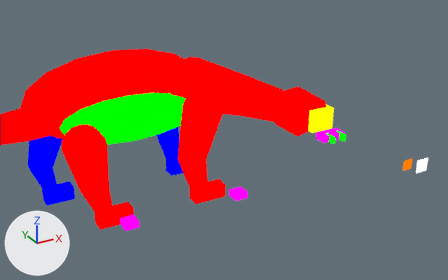
An edit to the Blender file assets-source/blender/motion/nigersaurus-walk.blend, drawn before and after from the same camera.
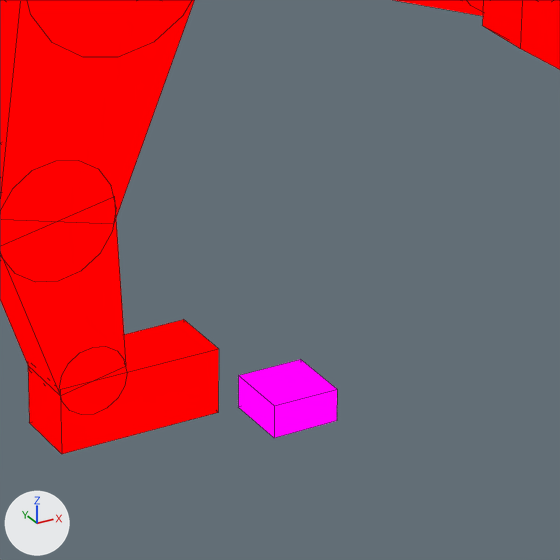
Each version is shown whole from a 50 mm lens placed at (21.8, -77.9, 44.6), pointed at (61.9, -5.0, 8.1), then close up on the part from 41% to 65% of the width and 42% to 80% of the height. Every picture has the same lights, and +X, +Y and +Z are marked at lower left. The older version's two pictures come first. Both versions are drawn at full value of the shape key 'walk_04' of 'DinoTycoon_Motion_nigersaurus_walk_near_front_claws'; the numbers are the values there. The close-ups show mesh edges as thin lines.

In view in the first close-up: 'DinoTycoon_Motion_nigersaurus_walk_head', 'DinoTycoon_Motion_nigersaurus_walk_near_front_0', 'DinoTycoon_Motion_nigersaurus_walk_near_front_1', 'DinoTycoon_Motion_nigersaurus_walk_near_front_claws', 'DinoTycoon_Motion_nigersaurus_walk_near_front_foot', 'DinoTycoon_Motion_nigersaurus_walk_near_front_joint_0', 'DinoTycoon_Motion_nigersaurus_walk_near_front_joint_1', 'DinoTycoon_Motion_nigersaurus_walk_near_front_tip' and 2 more.
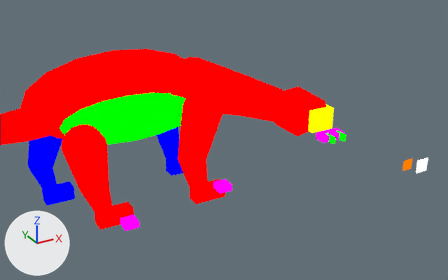
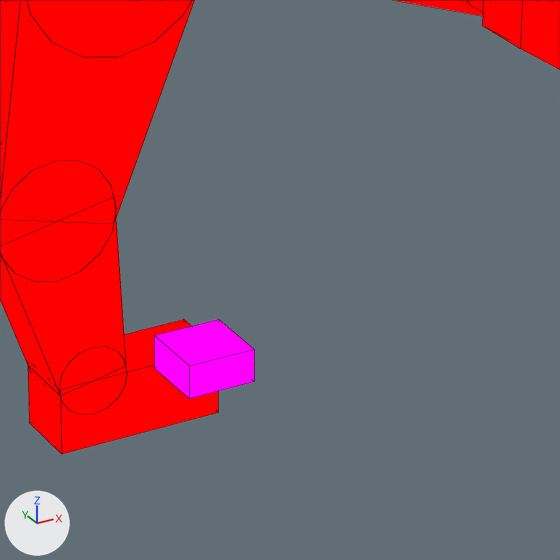
Boxes (x1, y1, x2, y2) around the edits, measured in the close-ups (560 x 560 px):
'DinoTycoon_Motion_nigersaurus_walk_near_front_claws', moved: before (238, 359, 337, 438); after (154, 319, 254, 399)

The edits, one by one:
me_dinotycoon_motion_nigersaurus_walk_sample_near_front_claws is used by ob_dinotycoon_motion_nigersaurus_walk_near_front_claws; location (0.0, 0.0, 0.0).
me_dinotycoon_motion_nigersaurus_walk_sample_near_front_claws had 8 vertices, 6 faces and spanned x 61.62..63.62, y -9.0..-7.0, z 0.0..1.0.
me_dinotycoon_motion_nigersaurus_walk_sample_near_front_claws now has 8 vertices, 6 faces and spans x 58.98..60.98, y -9.0..-7.0, z 1.91..2.91.
me_dinotycoon_motion_nigersaurus_walk_sample_near_front_claws part 1: the whole mesh is moved by (-2.63, 0.0, 1.91).
